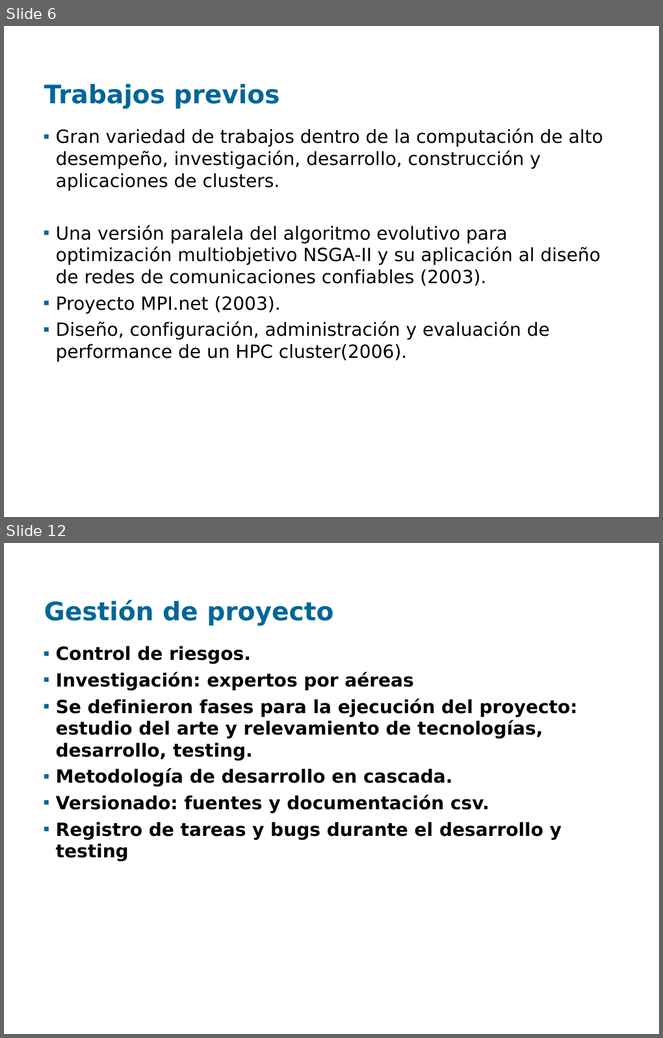
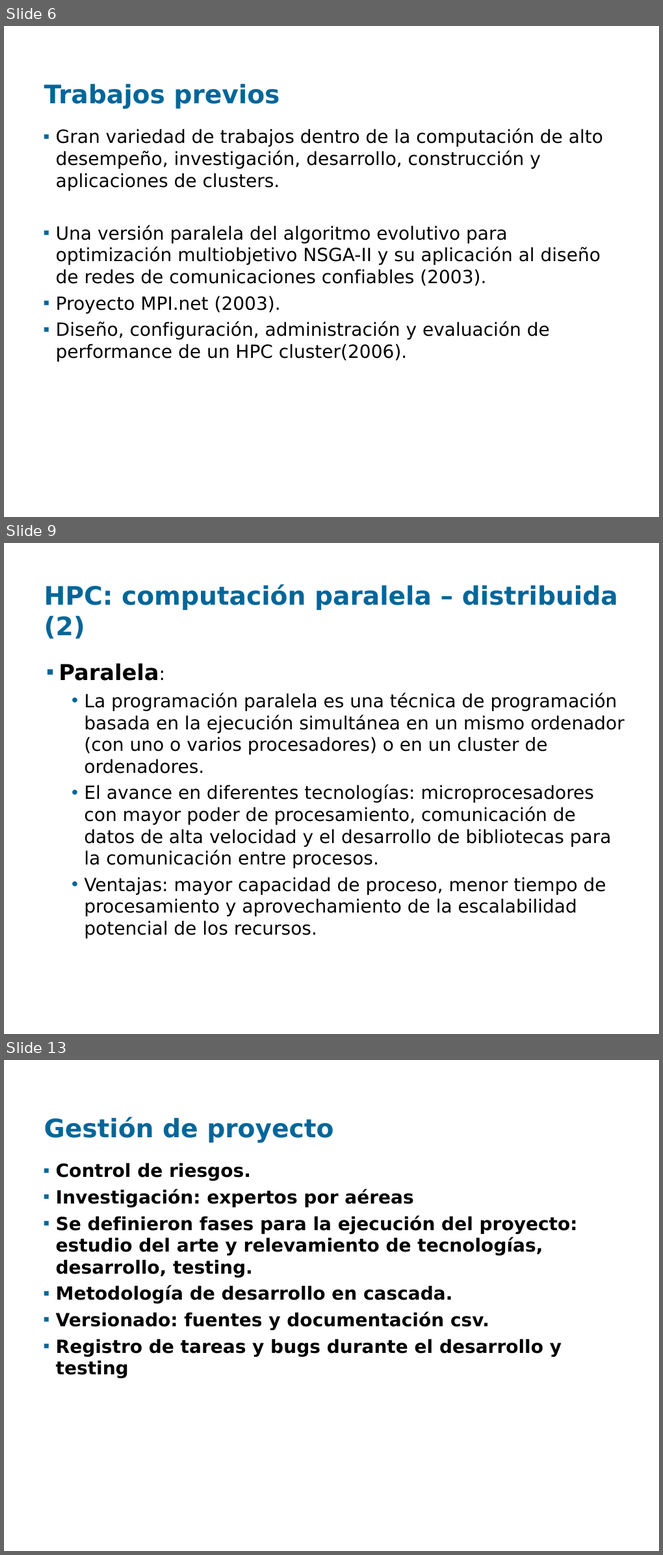
Before and after one commit to santiago-iturriaga/pgruso2007, a slide deck: Documentacion/Presentación Fenton - Paulo.ppt. Shown one above the other, each under a label of ours: slides 6 and 12 before the commit, slides 6, 9 and 13 after it; the slides between them are not shown. The pictures are 663x1038 and 663x1555 pixels, drawn with LibreOffice and Linux fonts; fonts in the diff are those of the drawing; background and template pictures are left out. Boxes give left, top, right and bottom in pixels: in the first picture for what was removed or moved away, otherwise in the second. Text is boxed around its words. In the diff, an @@ line names an element or a change of style, - is before the commit and + after.

```diff
--- a/Documentacion/Presentación Fenton - Paulo.ppt
+++ b/Documentacion/Presentación Fenton - Paulo.ppt
@@ slide 9 added at [4, 543, 659, 1034], background picture (left out) @@
@@ title added at [44, 584, 618, 639], 28 pt, text #006699, bold @@
+HPC: computación paralela – distribuida (2)
@@ text added at [59, 663, 625, 939], 20 pt, text #000000 @@
+▪ Paralela:
+  • La programación paralela es una técnica de programación basada en la ejecución simultánea en un mismo ordenador (con uno o varios procesadores) o en un cluster de ordenadores.
+  • El avance en diferentes tecnologías: microprocesadores con mayor poder de procesamiento, comunicación de datos de alta velocidad y el desarrollo de bibliotecas para la comunicación entre procesos.
+  • Ventajas: mayor capacidad de proceso, menor tiempo de procesamiento y aprovechamiento de la escalabilidad potencial de los recursos.
@@ what was slide 12 is now slide 13 @@
```
Also in this commit, not shown: 7 slides changed, 1 other file.
